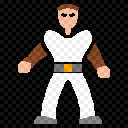
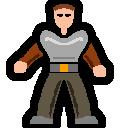
Before/after of a (128, 128) layered artwork. What changed in the layer stack:
hid "Pasted Layer#2", painted on it over 0, 0, 128, 128
painted on "belt" over 50, 64, 82, 72
removed layer "shirt" over 44, 30, 92, 62
added layer "shirt hilite" above "shirt copy#2" over 45, 37, 83, 59
added layer "shirt copy#2" above "arr" over 40, 30, 88, 62
painted on "face" over 53, 4, 79, 32
painted on "head" over 38, 4, 78, 120
painted on "shoes" over 30, 116, 102, 124
removed layer "hand2" over 97, 66, 110, 78
removed layer "arm2" over 84, 39, 107, 71
added layer "hand2 copy#1" above "arm2 copy#1" over 93, 65, 106, 77
added layer "arm2 copy#1" above "hand2 copy" over 80, 39, 103, 71
added layer "hand copy" above "arm copy" over 14, 61, 27, 73
added layer "arm copy" above "hand" over 17, 43, 43, 69
hid "hand", painted on it over 18, 61, 114, 73
hid "arm", painted on it over 21, 43, 111, 69
painted on "legs" over 37, 73, 95, 121
added layer "face#2" above "face#1" over 6, 0, 114, 128
hid "face#1", painted on it over 0, 0, 128, 128
hid "Pasted Layer#1", painted on it over 0, 0, 128, 128
